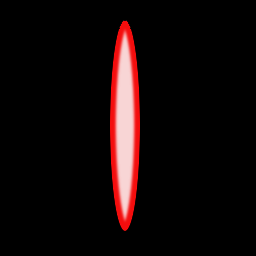
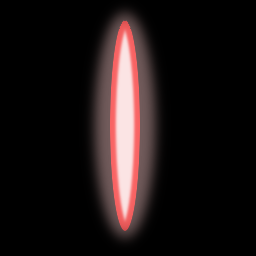
Comparing the layer stacks of the two 256px x 256px images. Changes:
added layer "Layer #3" (95%) above "Layer #2" over [83, 1, 167, 249]
added layer "Layer #2" (hard light, 45%) above "Layer #1" over [83, 1, 167, 249]
